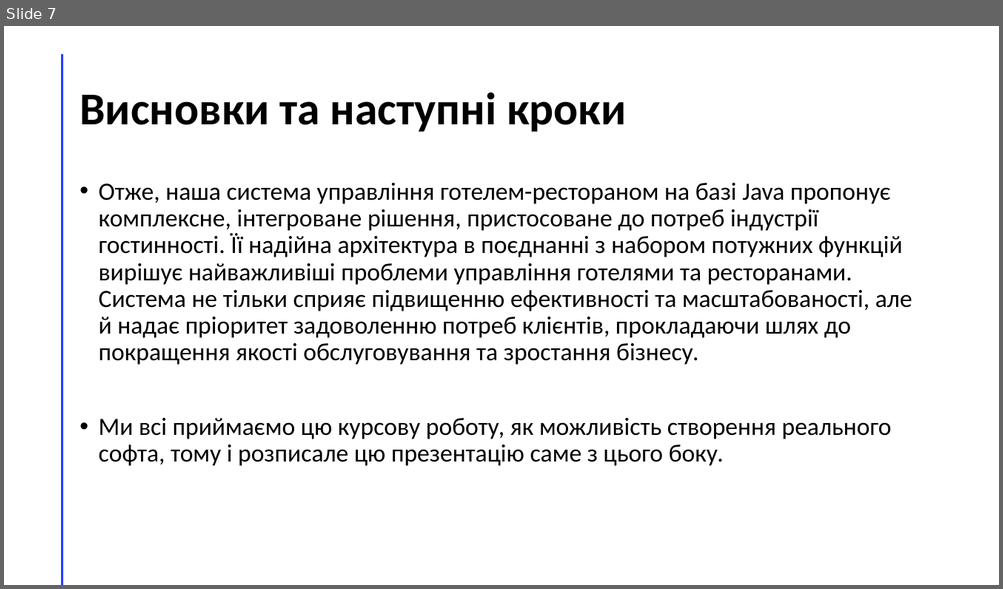
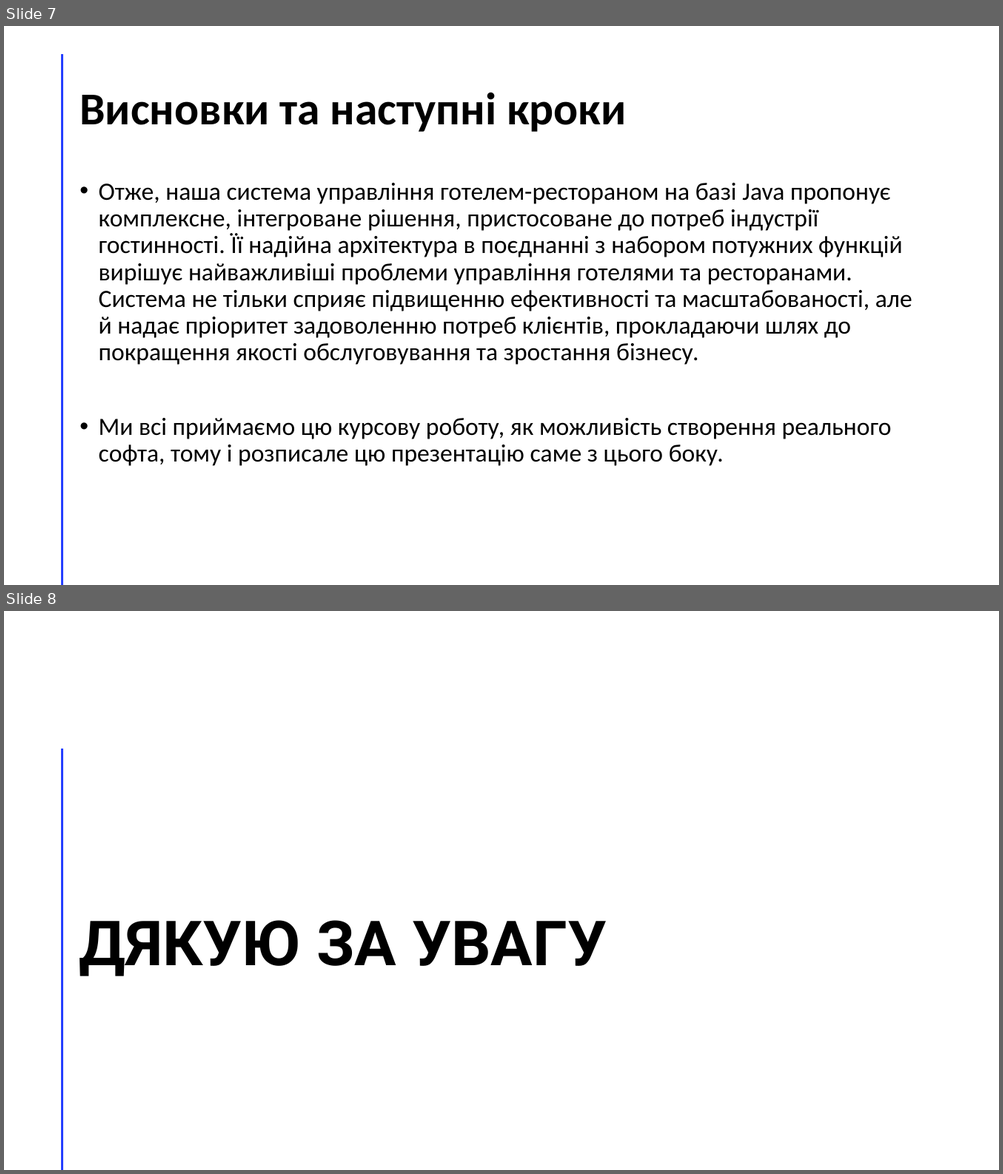
Before and after one commit to mdolitsoi/KursosaKPI, a slide deck: СУГ-Р.pptx. Shown one above the other, each under a label of ours: slide 7 before the commit, slides 7 and 8 after it. The pictures are 1003x589 and 1003x1174 pixels, drawn with LibreOffice and Linux fonts; fonts in the diff are those of the drawing. Boxes give left, top, right and bottom in pixels: in the first picture for what was removed or moved away, otherwise in the second. Text is boxed around its words. In the diff, an @@ line names an element or a change of style, - is before the commit and + after.

```diff
--- a/СУГ-Р.pptx
+++ b/СУГ-Р.pptx
@@ slide 8 added at box(4, 611, 999, 1170), background #FFFFFF @@
@@ line added from (62, 750) to (62, 1170), #FF9022 2 pt @@
@@ title added at box(79, 920, 606, 977), 60 pt, text #000000, bold @@
+ДЯКУЮ ЗА УВАГУ
```
